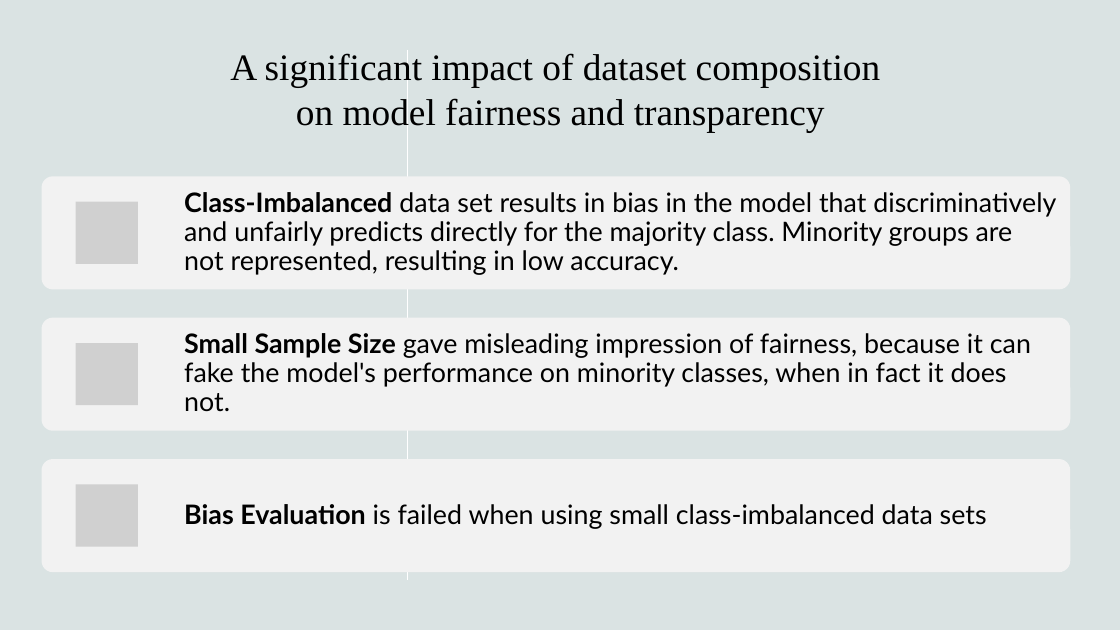
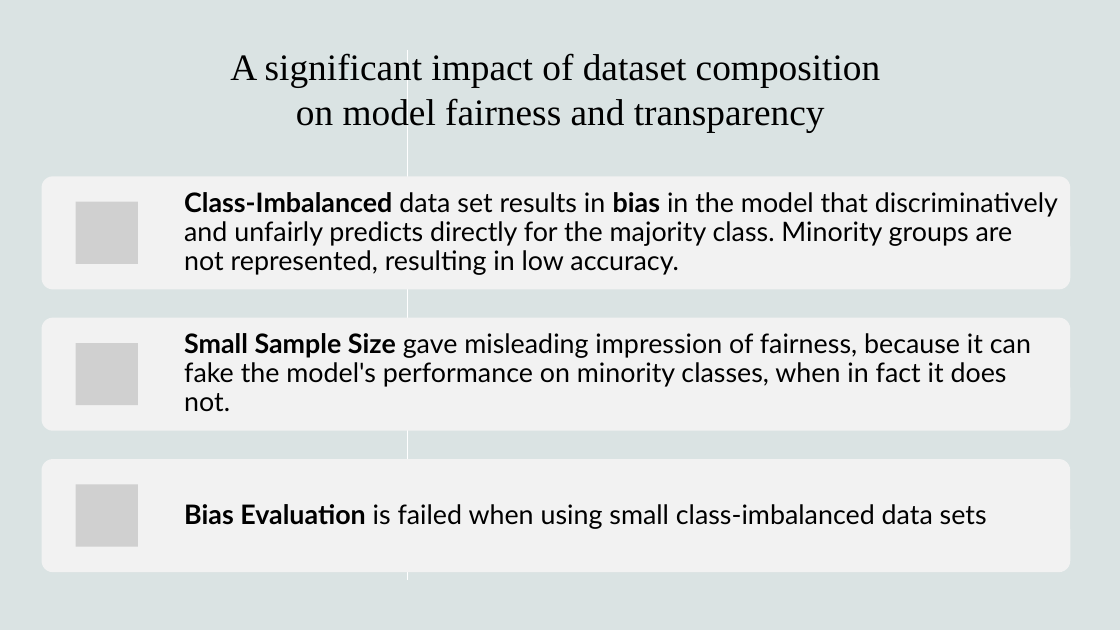
Before and after one commit to hennypurwadi/Imbalanced-or-Balanced-Dataset-Composition, a slide deck: slide 23 of 202370140_XAI_Presentation_1.pptx. Drawn at 1120x630 pixels with LibreOffice and Linux fonts; fonts in the diff are those of the drawing; grey boxes stand for pictures. Boxes give left, top, right and bottom in pixels: in the first picture for what was removed or moved away, otherwise in the second. Text is boxed around its words. In the diff, an @@ line names an element or a change of style, - is before the commit and + after.

```diff
--- a/202370140_XAI_Presentation_1.pptx
+++ b/202370140_XAI_Presentation_1.pptx
@@ text "Class-Imbalanced data set results in ..." at box(184, 192, 1058, 275): bold on in "bias" @@
```
Also in this commit, not shown: 4 other slides changed, 1 other file.
